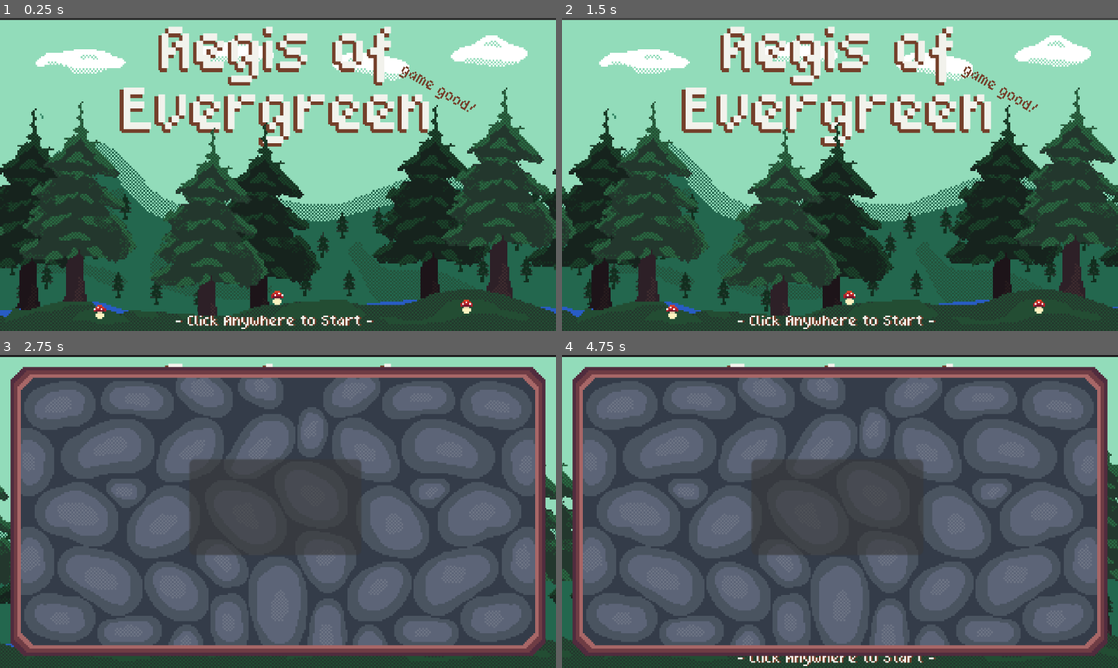
Above: before the commit, frames 1-4 (two rows, left to right).
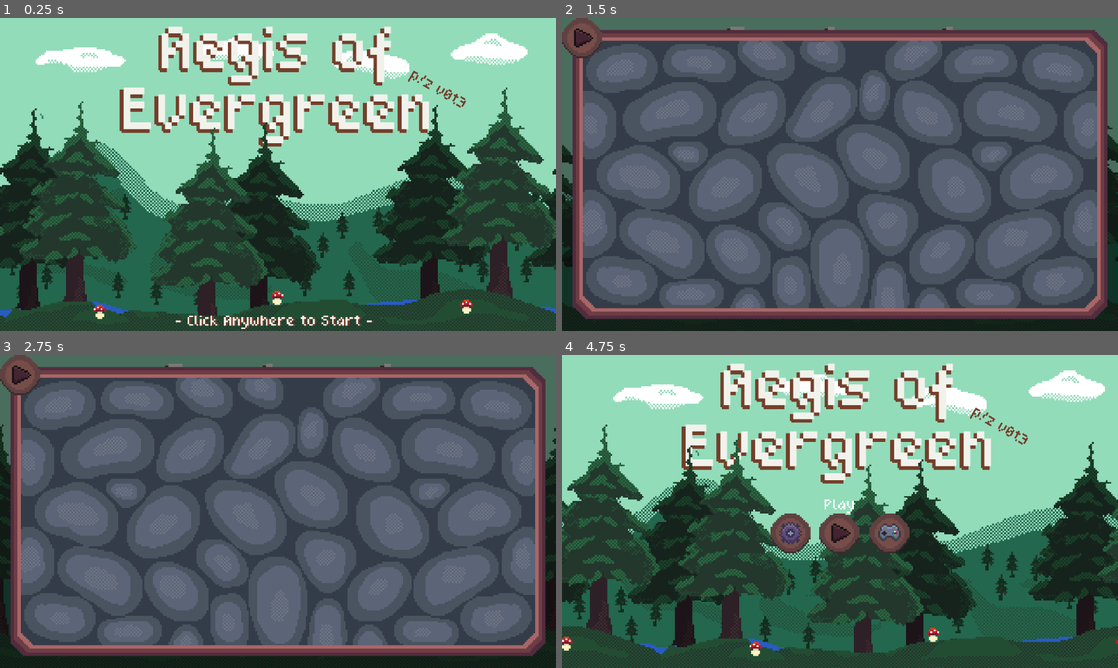
Above: after the commit, the same moments.

Repository: WilliamPickle/Aegis-of-Evergreen
Game: Godot game, scene res://scenes/current_scene.tscn
Two runs of this game, one before a commit and one after it. Both use one fixed random seed, a clock stepped at 60 frames per second and the inputs below.
Inputs (mouse positions are in pixels of both pictures, inside the frame that each line leads up to):
- Up to frame 1 (0.25 s): no input
- Up to frame 2 (1.5 s): click (840, 174) at 0.5 s; click (789, 196) at 1.25 s, where only the run after the commit has a clickable "Settings"
- Up to frame 3 (2.75 s): click (328, 533) at 2 s, where only the run after the commit has a clickable "Controls"
- Up to frame 4 (4.75 s): click (584, 373) at 2.77 s; click (840, 533) at 3.5 s, where only the run after the commit has a clickable "Play"; click (840, 533) at 4.25 s, where only the run after the commit has a clickable "Play"

The runs differ from the first frame. In frame 1, 1.9% of the frame differs, in the area x 0-100%, y 0-31%; in frame 2, 97%, in the area x 0-100%, y 0-100%; in frame 3, 14%; in frame 4, 89%.

Commit message:
Icon Class
Added an icon class and fixed sprites some sprites being larger than needed.

Diff:
--- a/William stinks/DeleteLater.tscn
+++ /dev/null
@@ -1,3 +0,0 @@
-[gd_scene format=3 uid="uid://b85f4nmwccfgy"]
-
-[node name="Node2D" type="Node2D"]
--- a/scenes/settings_menu.tscn
+++ b/scenes/settings_menu.tscn
@@ -1,7 +1,11 @@
-[gd_scene load_steps=3 format=3 uid="uid://rlm06c0lld5e"]
+[gd_scene load_steps=6 format=3 uid="uid://rlm06c0lld5e"]
 
-[ext_resource type="Script" uid="uid://bxp58b47vym5o" path="res://scripts/settings_screen.gd" id="1_cr101"]
 [ext_resource type="Texture2D" uid="uid://c8sm4hs6h6lcs" path="res://assets/sprites/settings screen/settings_back_v1.png" id="2_wswnh"]
+[ext_resource type="FontFile" uid="uid://c1bsj8ugs22bk" path="res://assets/fonts/quaver.ttf" id="3_lwwgp"]
+[ext_resource type="Texture2D" uid="uid://chpbewmr6hr8v" path="res://assets/sprites/icons and buttons/play_button_cropped.png" id="4_bgjg7"]
+[ext_resource type="Script" uid="uid://h2jq8s83khk1" path="res://scripts/back_button_script.gd" id="5_lwwgp"]
+
+[sub_resource type="StyleBoxEmpty" id="StyleBoxEmpty_n35ux"]
 
 [node name="SettingsScreen" type="Node2D"]
 z_index = 10
@@ -9,15 +13,33 @@
 [node name="Camera2D" type="Camera2D" parent="."]
 zoom = Vector2(3.6, 3.6)
 
-[node name="Button" type="Button" parent="."]
-z_index = 3
-offset_left = -51.0
-offset_top = -30.0
-offset_right = 48.0
-offset_bottom = 25.0
-script = ExtResource("1_cr101")
-
-[node name="Sprite2D" type="Sprite2D" parent="."]
+[node name="Background" type="Sprite2D" parent="."]
 texture = ExtResource("2_wswnh")
 
-[connection signal="button_down" from="Button" to="Button" method="_on_button_down"]
+[node name="BackButton" type="Button" parent="Background"]
+z_index = 10
+offset_left = -160.0
+offset_top = -90.0
+offset_right = -137.0
+offset_bottom = -67.0
+size_flags_horizontal = 4
+size_flags_vertical = 4
+theme_override_fonts/font = ExtResource("3_lwwgp")
+theme_override_font_sizes/font_size = 8
+theme_override_styles/focus = SubResource("StyleBoxEmpty_n35ux")
+theme_override_styles/disabled_mirrored = SubResource("StyleBoxEmpty_n35ux")
+theme_override_styles/disabled = SubResource("StyleBoxEmpty_n35ux")
+theme_override_styles/hover_pressed_mirrored = SubResource("StyleBoxEmpty_n35ux")
+theme_override_styles/hover_pressed = SubResource("StyleBoxEmpty_n35ux")
+theme_override_styles/hover_mirrored = SubResource("StyleBoxEmpty_n35ux")
+theme_override_styles/hover = SubResource("StyleBoxEmpty_n35ux")
+theme_override_styles/pressed_mirrored = SubResource("StyleBoxEmpty_n35ux")
+theme_override_styles/pressed = SubResource("StyleBoxEmpty_n35ux")
+theme_override_styles/normal_mirrored = SubResource("StyleBoxEmpty_n35ux")
+theme_override_styles/normal = SubResource("StyleBoxEmpty_n35ux")
+icon = ExtResource("4_bgjg7")
+icon_alignment = 1
+vertical_icon_alignment = 2
+script = ExtResource("5_lwwgp")
+metadata/_custom_type_script = "uid://b6g1ailpjlfy0"
+metadata/_edit_use_anchors_ = true
--- a/scenes/start_menu.tscn
+++ b/scenes/start_menu.tscn
@@ -1,10 +1,16 @@
-[gd_scene load_steps=9 format=3 uid="uid://d23apw67034ak"]
+[gd_scene load_steps=14 format=3 uid="uid://d23apw67034ak"]
 
 [ext_resource type="Script" uid="uid://cffsy285xn2pd" path="res://scripts/menu_animation.gd" id="1_ar34o"]
 [ext_resource type="Texture2D" uid="uid://dhgk07bhybunk" path="res://assets/sprites/menu screen/sky_background_v6.png" id="2_fcv5n"]
 [ext_resource type="Texture2D" uid="uid://c5o5nb1dj1amv" path="res://assets/sprites/menu screen/tree_bg_2_v6.png" id="3_4v6gu"]
 [ext_resource type="Texture2D" uid="uid://4pt6lvai2e67" path="res://assets/sprites/menu screen/tree_bg_1_v6.png" id="4_nxjfj"]
 [ext_resource type="FontFile" uid="uid://c1bsj8ugs22bk" path="res://assets/fonts/quaver.ttf" id="6_ar34o"]
+[ext_resource type="Texture2D" uid="uid://chpbewmr6hr8v" path="res://assets/sprites/icons and buttons/play_button_cropped.png" id="7_5byqq"]
+[ext_resource type="Texture2D" uid="uid://ywnxvtgi724h" path="res://assets/sprites/icons and buttons/settings_button_cropped.png" id="9_e58y3"]
+[ext_resource type="Script" uid="uid://b6g1ailpjlfy0" path="res://scripts/icon_script.gd" id="10_apowk"]
+[ext_resource type="Texture2D" uid="uid://canoaxyd12w3e" path="res://assets/sprites/icons and buttons/control_button_cropped.png" id="11_apowk"]
+
+[sub_resource type="StyleBoxEmpty" id="StyleBoxEmpty_e58y3"]
 
 [sub_resource type="Animation" id="Animation_u4qax"]
 length = 0.001
@@ -55,7 +61,7 @@
 
 [node name="sky" type="Sprite2D" parent="background"]
 z_index = 1
-position = Vector2(-160, 1)
+position = Vector2(-160, 0)
 texture = ExtResource("2_fcv5n")
 
 [node name="tree2" type="Sprite2D" parent="background"]
@@ -75,6 +81,130 @@
 offset_right = 164.0
 offset_bottom = 95.0
 
+[node name="Icons" type="Node2D" parent="background"]
+position = Vector2(0, 96)
+
+[node name="Settings" type="Button" parent="background/Icons"]
+z_index = 10
+offset_left = -40.0
+offset_top = 1.0
+offset_right = -17.0
+offset_bottom = 24.0
+size_flags_horizontal = 4
+size_flags_vertical = 4
+theme_override_fonts/font = ExtResource("6_ar34o")
+theme_override_font_sizes/font_size = 8
+theme_override_styles/focus = SubResource("StyleBoxEmpty_e58y3")
+theme_override_styles/disabled_mirrored = SubResource("StyleBoxEmpty_e58y3")
+theme_override_styles/disabled = SubResource("StyleBoxEmpty_e58y3")
+theme_override_styles/hover_pressed_mirrored = SubResource("StyleBoxEmpty_e58y3")
+theme_override_styles/hover_pressed = SubResource("StyleBoxEmpty_e58y3")
+theme_override_styles/hover_mirrored = SubResource("StyleBoxEmpty_e58y3")
+theme_override_styles/hover = SubResource("StyleBoxEmpty_e58y3")
+theme_override_styles/pressed_mirrored = SubResource("StyleBoxEmpty_e58y3")
+theme_override_styles/pressed = SubResource("StyleBoxEmpty_e58y3")
+theme_override_styles/normal_mirrored = SubResource("StyleBoxEmpty_e58y3")
+theme_override_styles/normal = SubResource("StyleBoxEmpty_e58y3")
+icon = ExtResource("9_e58y3")
+icon_alignment = 1
+vertical_icon_alignment = 2
+script = ExtResource("10_apowk")
+file_path = "res://scenes/settings_menu.tscn"
+has_text = true
+metadata/_custom_type_script = "uid://b6g1ailpjlfy0"
+metadata/_edit_use_anchors_ = true
+
+[node name="Text" type="Label" parent="background/Icons/Settings"]
+visible = false
+layout_mode = 0
+offset_left = -6.0
+offset_top = -8.0
+offset_right = 29.0
+theme_override_fonts/font = ExtResource("6_ar34o")
+theme_override_font_sizes/font_size = 8
+text = "Settings"
+horizontal_alignment = 1
+
+[node name="Controls" type="Button" parent="background/Icons"]
+z_index = 10
+offset_left = 17.0
+offset_top = 1.0
+offset_right = 40.0
+offset_bottom = 24.0
+size_flags_horizontal = 4
+size_flags_vertical = 4
+theme_override_fonts/font = ExtResource("6_ar34o")
+theme_override_font_sizes/font_size = 8
+theme_override_styles/focus = SubResource("StyleBoxEmpty_e58y3")
+theme_override_styles/disabled_mirrored = SubResource("StyleBoxEmpty_e58y3")
+theme_override_styles/disabled = SubResource("StyleBoxEmpty_e58y3")
+theme_override_styles/hover_pressed_mirrored = SubResource("StyleBoxEmpty_e58y3")
+theme_override_styles/hover_pressed = SubResource("StyleBoxEmpty_e58y3")
+theme_override_styles/hover_mirrored = SubResource("StyleBoxEmpty_e58y3")
+theme_override_styles/hover = SubResource("StyleBoxEmpty_e58y3")
+theme_override_styles/pressed_mirrored = SubResource("StyleBoxEmpty_e58y3")
+theme_override_styles/pressed = SubResource("StyleBoxEmpty_e58y3")
+theme_override_styles/normal_mirrored = SubResource("StyleBoxEmpty_e58y3")
+theme_override_styles/normal = SubResource("StyleBoxEmpty_e58y3")
+icon = ExtResource("11_apowk")
+icon_alignment = 1
+vertical_icon_alignment = 2
+script = ExtResource("10_apowk")
+has_text = true
+metadata/_custom_type_script = "uid://b6g1ailpjlfy0"
+metadata/_edit_use_anchors_ = true
+
+[node name="Text" type="Label" parent="background/Icons/Controls"]
+visible = false
+layout_mode = 0
+offset_left = -6.0
+offset_top = -8.0
+offset_right = 30.0
+theme_override_fonts/font = ExtResource("6_ar34o")
+theme_override_font_sizes/font_size = 8
+text = "Controls"
+horizontal_alignment = 1
+
+[node name="Play" type="Button" parent="background/Icons"]
+z_index = 10
+offset_left = -12.0
+offset_top = 1.0
+offset_right = 11.0
+offset_bottom = 24.0
+size_flags_horizontal = 4
+size_flags_vertical = 4
+theme_override_fonts/font = ExtResource("6_ar34o")
+theme_override_font_sizes/font_size = 8
+theme_override_styles/focus = SubResource("StyleBoxEmpty_e58y3")
+theme_override_styles/disabled_mirrored = SubResource("StyleBoxEmpty_e58y3")
+theme_override_styles/disabled = SubResource("StyleBoxEmpty_e58y3")
+theme_override_styles/hover_pressed_mirrored = SubResource("StyleBoxEmpty_e58y3")
+theme_override_styles/hover_pressed = SubResource("StyleBoxEmpty_e58y3")
+theme_override_styles/hover_mirrored = SubResource("StyleBoxEmpty_e58y3")
+theme_override_styles/hover = SubResource("StyleBoxEmpty_e58y3")
+theme_override_styles/pressed_mirrored = SubResource("StyleBoxEmpty_e58y3")
+theme_override_styles/pressed = SubResource("StyleBoxEmpty_e58y3")
+theme_override_styles/normal_mirrored = SubResource("StyleBoxEmpty_e58y3")
+theme_override_styles/normal = SubResource("StyleBoxEmpty_e58y3")
+icon = ExtResource("7_5byqq")
+icon_alignment = 1
+vertical_icon_alignment = 2
+script = ExtResource("10_apowk")
+has_text = true
+metadata/_custom_type_script = "uid://b6g1ailpjlfy0"
+metadata/_edit_use_anchors_ = true
+
+[node name="Text" type="Label" parent="background/Icons/Play"]
+visible = false
+layout_mode = 0
+offset_left = -5.0
+offset_top = -8.0
+offset_right = 29.0
+theme_override_fonts/font = ExtResource("6_ar34o")
+theme_override_font_sizes/font_size = 8
+text = "Play"
+horizontal_alignment = 1
+
 [node name="menu_text" type="Control" parent="."]
 layout_mode = 3
 anchors_preset = 0
--- /dev/null
+++ b/scripts/back_button_script.gd
@@ -0,0 +1,9 @@
+extends Icon
+
+# Overrides the load_icon_scene() because
+# back button doesnt load a scene but removes it and
+# isnt worth adding a whole new function for a 1 off thing
+func load_icon_scene():
+	SceneLoader.change_scene_visibility(Icon.current_scene_key,false)
+	SceneLoader.tint_scene(SceneLoader.current_main_scene,false)
+	Icon.ui_open = false
--- /dev/null
+++ b/scripts/icon_script.gd
@@ -0,0 +1,34 @@
+extends Button
+class_name Icon
+
+static var ui_open := false
+static var current_scene_key : String
+@export var file_path : String
+@export var has_text : bool
+
+func _ready() -> void:
+	if has_text:
+		mouse_entered.connect(enable_text)
+		mouse_exited.connect(enable_text.bind(false))
+	button_down.connect(load_icon_scene)
+
+# enabled the text's visibility
+func enable_text(enable : bool = true):
+	get_child(0).visible = enable
+
+# Loads the scene path given on the Icon button class
+func load_icon_scene():
+	## Temp if statement
+	if file_path == "":
+		print("Still waiting on a scene!!!!!")
+		return
+	if ui_open:
+		return
+
+	SceneLoader.tint_scene()
+	var new_key = self.file_path.get_file().get_basename()
+	current_scene_key = new_key
+
+	SceneLoader.load_scene(file_path, new_key)
+
+	ui_open = true
--- a/scripts/menu_animation.gd
+++ b/scripts/menu_animation.gd
@@ -1,11 +1,21 @@
 extends Area2D
 
+@onready var click_title_text : Label = self.get_node('/root/current_scene/menu_screen/menu_text/start_title_shadow')
+@onready var splash_text : Label = self.get_node('/root/current_scene/menu_screen/menu_text/splash_text')
 @onready var sprite_layers = {
 	1 : $tree1,
 	2 : $tree2,
 	3 : $sky,
 }
 
+var date = Time.get_datetime_dict_from_system()
+var splash_text_options = {
+	0 : "game good!",
+	1 : "10/1/25",
+	2 : "p!z v0t3",
+	3 : "lick game",
+	4 : str(date.month) + "/" + str(date.day) + "/" + str(date.year),
+}
 var layer_speed = {
 	1 : 12,
 	2 : 6,
@@ -13,6 +23,13 @@
 }
 
 var start_pos_x = -160;
+
+func _ready() -> void:
+	## Code for splash text at the start of the game.
+	var rng = RandomNumberGenerator.new()
+	rng.randomize()
+	var ran_index = rng.randi() % splash_text_options.size()
+	splash_text.text = splash_text_options[ran_index]
 
 func _physics_process(delta) -> void:
 	for layer in sprite_layers:
@@ -23,7 +40,8 @@
 
 # Temp code to be changed later
 func _on_button_button_down() -> void:
-	#SceneLoader.quick_add_scene("res://scenes/test_scene.tscn","test_scene","start_menu")
-	SceneLoader.load_scene("res://scenes/settings_menu.tscn", "settings_menu");
-	SceneLoader.disable_scene("start_menu", true);
-	print("Clicked!!!!")
+	$Button.queue_free()
+	click_title_text.queue_free()
+	$Icons.visible = true
+	var tween = create_tween().set_trans(Tween.TRANS_BACK).set_ease(Tween.EASE_OUT)
+	tween.tween_property($Icons,"position",Vector2(0,0),0.25)
--- a/scripts/scene_loader.gd
+++ b/scripts/scene_loader.gd
@@ -4,6 +4,9 @@
 # Important mostly for loading settings menu.
 var root
 var _current_scenes = {}
+
+# Main scenes will only be main_menu, level_1, level_2, level_3.
+var current_main_scene = "nothing"
 
 ## Adds a scene given the file path and key for future refrence.
 func load_scene(file_path : String, new_key : String) -> void:
@@ -37,8 +40,12 @@
 		root.remove_child(_current_scenes[key])
 
 ## tint the sprites in a scene
-func tint_scene(key : String, r : float, g : float, b : float) -> void:
-	_current_scenes[key].modulate = Color(r, g, b);
+## by default it tints the main scene
+func tint_scene(key : String = current_main_scene, enable : bool = true) -> void:
+	if enable:
+		_current_scenes[key].modulate = Color(0.5, 0.5, 0.5)
+	else:
+		_current_scenes[key].modulate = Color(1, 1, 1)
 
 ## Makes given scene stop functioning while keeping it visible.
 func disable_scene(key : String, disable : bool) -> void:
--- a/scripts/scene_script.gd
+++ b/scripts/scene_script.gd
@@ -5,3 +5,5 @@
 	# Just a one off thing, _current_scenes wont ever be refrenced again.
 	# Since the game starts off with start_menu already loaded we assign it.
 	SceneLoader._current_scenes["start_menu"] = self.get_child(0)
+
+	SceneLoader.current_main_scene = "start_menu"
--- a/scripts/settings_screen.gd
+++ /dev/null
@@ -1,9 +0,0 @@
-extends Button
-
-func _ready():
-	SceneLoader.tint_scene("start_menu",  0.5, 0.5, 0.5);
-
-func _on_button_down() -> void:
-	SceneLoader.change_scene_visibility("settings_menu",false)
-	SceneLoader.tint_scene("start_menu", 1, 1, 1);
-	SceneLoader.disable_scene("start_menu", false);
Binary file added: assets/sprites/icons and buttons/control_button_cropped.png
Not shown, added: assets/sprites/icons and buttons/control_button_cropped.png.import
Binary file added: assets/sprites/icons and buttons/play_button_cropped.png
Not shown, added: assets/sprites/icons and buttons/play_button_cropped.png.import
Binary file added: assets/sprites/icons and buttons/settings_button_cropped.png
Not shown, added: assets/sprites/icons and buttons/settings_button_cropped.png.import
Not shown, added: scripts/back_button_script.gd.uid
Not shown, added: scripts/icon_script.gd.uid
Not shown, removed: scripts/settings_screen.gd.uid
